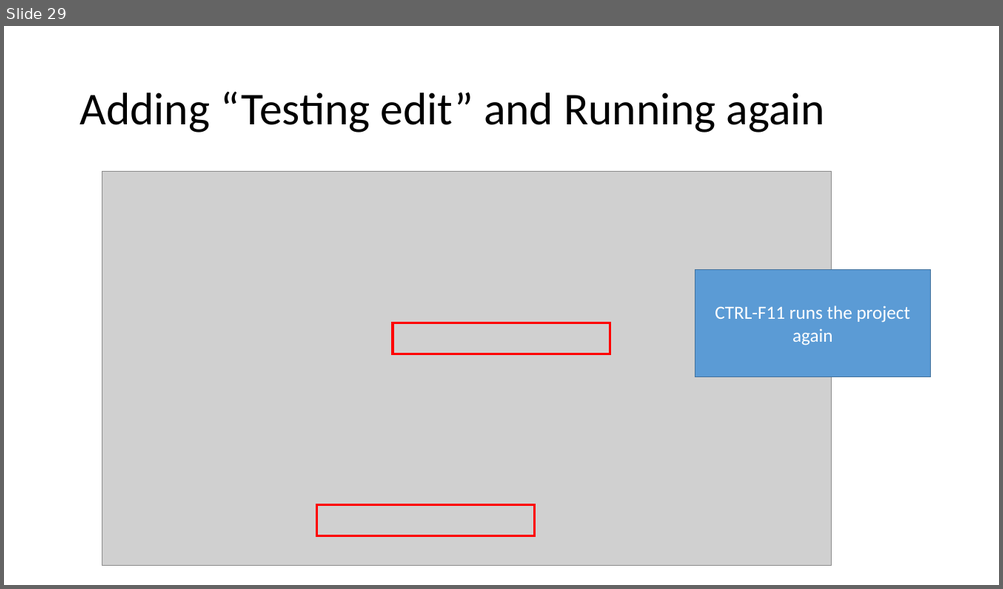
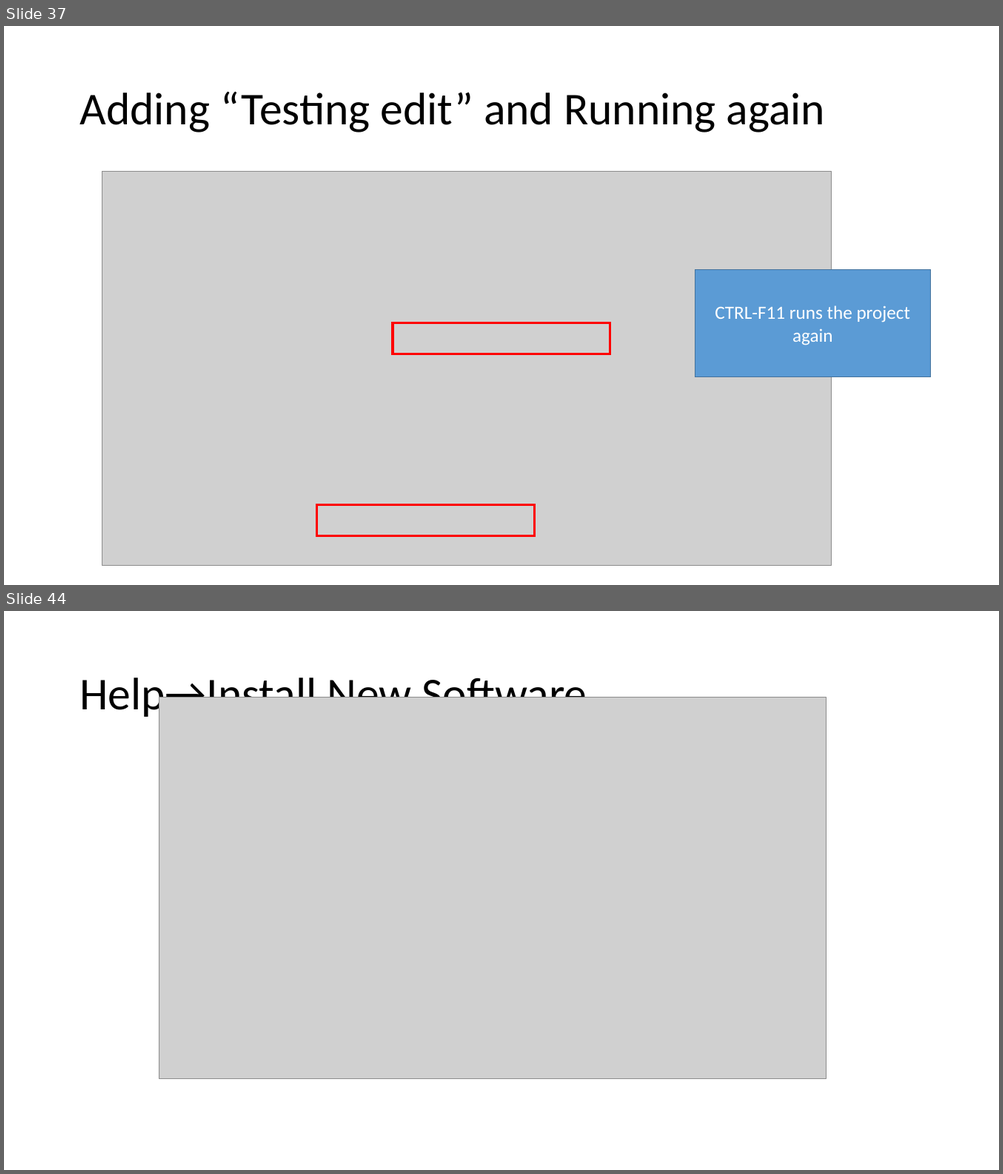
Before and after one commit to pdewan/ConcurrentProgrammingTrainingExamples, a slide deck: Documents/EclipseOpenMPTraining.pptx. Shown one above the other, each under a label of ours: slide 29 before the commit, slides 37 and 44 after it; the slides between them are not shown. The pictures are 1003x589 and 1003x1174 pixels, drawn with LibreOffice and Linux fonts; fonts in the diff are those of the drawing; grey boxes stand for pictures. Boxes give left, top, right and bottom in pixels: in the first picture for what was removed or moved away, otherwise in the second. Text is boxed around its words. In the diff, an @@ line names an element or a change of style, - is before the commit and + after.

Commit message:
Updated docs with plugin installation details

```diff
--- a/Documents/EclipseOpenMPTraining.pptx
+++ b/Documents/EclipseOpenMPTraining.pptx
@@ slide 44 added at (4,611,999,1170), background #FFFFFF @@
@@ title added at (79,672,587,721), 44 pt, text #000000 @@
+Help→Install New Software
@@ picture added at (159,697,825,1079) @@
@@ what was slide 29 is now slide 37 @@
```
Also in this commit, not shown: 1 slide changed, 18 other slides added, 1 other file.
